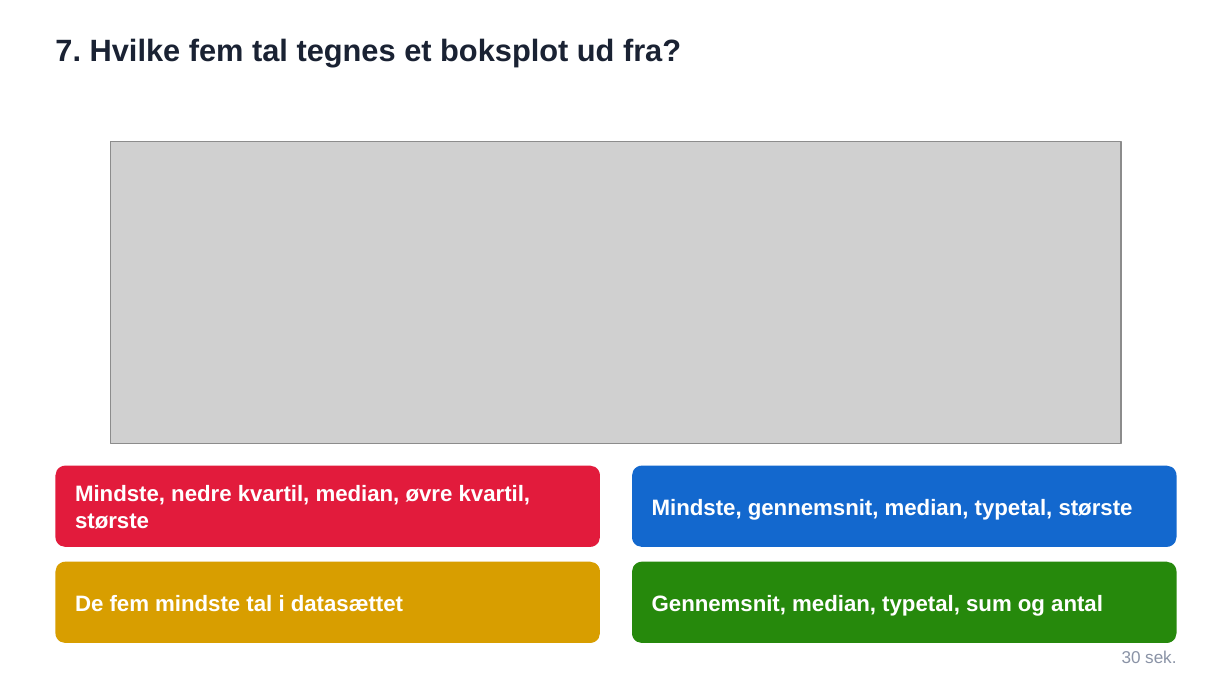
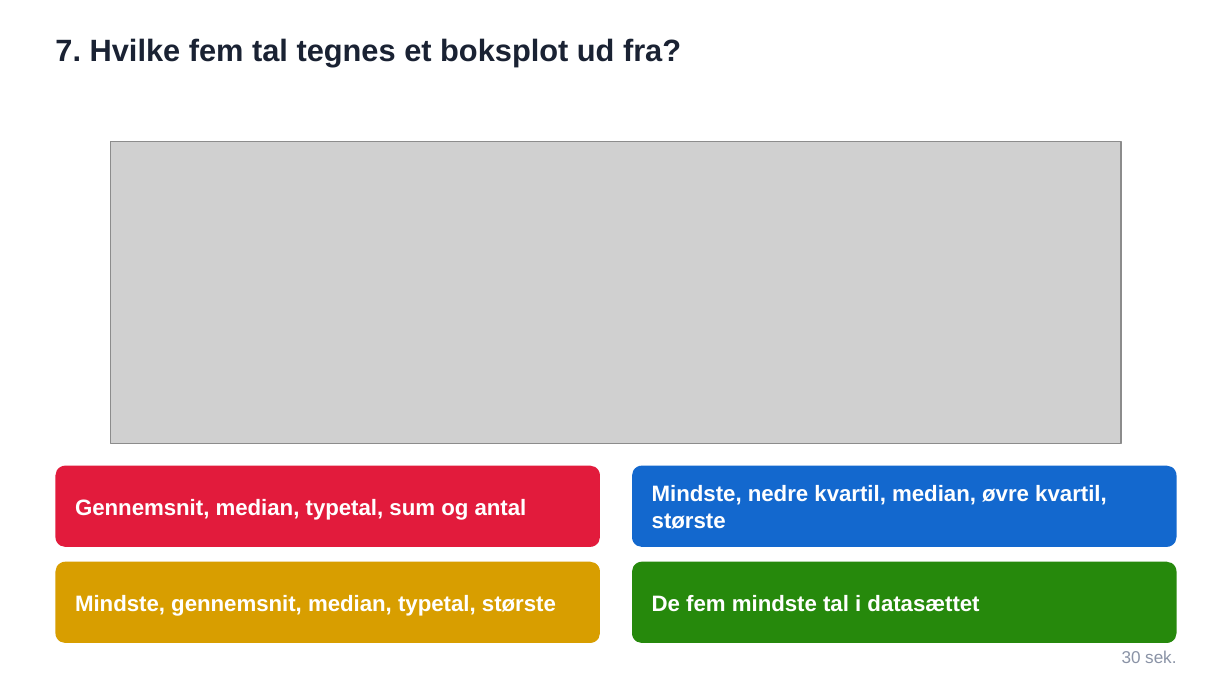
Before and after one commit to mibelibsen/kontiki, a slide deck: slide 8 of facit/kahoot-statistik-2026-09-11.pptx. Drawn at 1232x693 pixels with LibreOffice and Linux fonts; fonts in the diff are those of the drawing; grey boxes stand for pictures. Boxes give left, top, right and bottom in pixels: in the first picture for what was removed or moved away, otherwise in the second. Text is boxed around its words. In the diff, an @@ line names an element or a change of style, - is before the commit and + after.

```diff
--- a/facit/kahoot-statistik-2026-09-11.pptx
+++ b/facit/kahoot-statistik-2026-09-11.pptx
@@ text at (75, 499, 527, 520): text changed @@
-Mindste, nedre kvartil, median, øvre kvartil, største
+Gennemsnit, median, typetal, sum og antal
@@ text at (652, 485, 1107, 529): text changed @@
-Mindste, gennemsnit, median, typetal, største
+Mindste, nedre kvartil, median, øvre kvartil, største
@@ text at (75, 595, 556, 616): text changed @@
-De fem mindste tal i datasættet
+Mindste, gennemsnit, median, typetal, største
@@ text at (652, 595, 979, 612): text changed @@
-Gennemsnit, median, typetal, sum og antal
+De fem mindste tal i datasættet
```
Also in this commit, not shown: 27 other slides changed, 7 other files.
